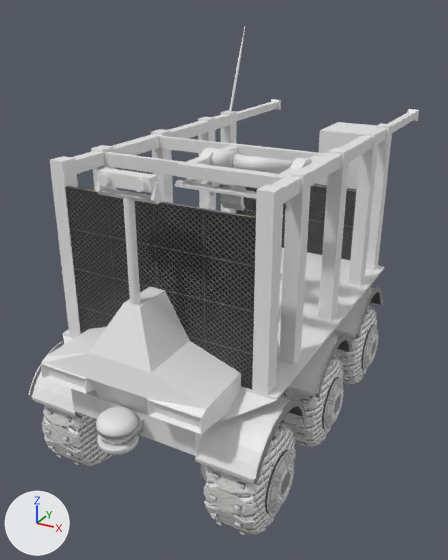
The Blender file Assets/homestead/models/truck/drone.blend as it was, and as the next commit left it.
Camera for both pictures: a camera (50 mm lens) standing at (4.09, -7.71, 6.18) and looking at (-0.27, 0.21, 2.22). Lighting does not change. The marker at lower left points along +X, +Y and +Z.

The scene before the commit, as lines of its bpy script (objects in view):
```python
ob_dustflapback = bpy.data.objects.new('dustFlapBack', me_p13_006)
ob_dustflapback.location = (-0.2, -1.93, 1.54)
ob_dustflapback.rotation_euler = (-0.177, 0.0, 3.142)  # degrees (-10, 0, 180)
ob_grabber = bpy.data.objects.new('grabber', me_cube_019)
ob_grabber.parent = ob_shuttle
ob_grabber.location = (-0.586, -3.333, 4.116)
ob_grabrack = bpy.data.objects.new('grabRack', me_cube_009)
ob_grabrack.location = (0.0, -0.51, 4.31)
ob_grabrack.rotation_euler = (0.0, 0.0, 3.142)  # degrees (0, 0, 180)
ob_grabrack.scale = (1.41, 0.0879, 0.0879)
ob_head = bpy.data.objects.new('head', me_cube_011)
ob_head.location = (0.0, -2.44, 4.47)
ob_head.rotation_euler = (0.0, 0.0, 3.142)  # degrees (0, 0, 180)
ob_head.scale = (0.456, 0.456, 0.456)
ob_head_eyes = bpy.data.objects.new('head_eyes', me_cylinder)
ob_head_eyes.location = (-0.24, -2.5, 4.47)
ob_head_eyes.rotation_euler = (1.571, 0.0, 3.142)  # degrees (90, 0, 180)
ob_head_eyes.scale = (0.0701, 0.0701, 0.0701)
ob_head_swivel = bpy.data.objects.new('head_swivel', me_cube_012)
ob_head_swivel.location = (0.0, -2.44, 4.24)
ob_head_swivel.rotation_euler = (0.0, 0.0, 3.142)  # degrees (0, 0, 180)
ob_head_swivel.scale = (0.456, 0.456, 0.456)
ob_latch3 = bpy.data.objects.new('latch3', me_cube_026)
ob_latch3.parent = ob_grabber
ob_latch3.location = (-0.568, -3.092, 4.125)
ob_latch3.rotation_euler = (0.68, 0.0, 0.0)  # degrees (39, 0, 0)
ob_latch3.scale = (0.0149, 0.0555, 0.0555)
ob_shuttle = bpy.data.objects.new('shuttle', me_cube_014)
ob_shuttle.parent = ob_grabrack
ob_shuttle.location = (-0.586, -3.69, 4.306)
ob_shuttle.rotation_euler = (0.0, 0.0, 3.142)  # degrees (0, 0, 180)
ob_shuttle.scale = (0.731, 0.0813, 0.0813)
ob_wireguide = bpy.data.objects.new('wireGuide', me_cube_020)
ob_wireguide.parent = ob_grabber
ob_wireguide.location = (-1.28, -2.99, 4.173)
ob_wireguide.scale = (0.0492, 0.0492, 0.0492)
# me_cube
# before: 8 (-1.66, -2.63, -0.39) at pixel (384, 268), 9 (-1.66, 2.0, -0.39) at pixel (276, 400), 10 (1.66, 2.0, -0.39) at pixel (63, 335), 11 (1.66, -2.63, -0.39)
# also in view: 'engineLights' at (0.0, -2.33, 2.86); 'motor' at (0.59, -0.51, 4.31); 'Cylinder.002' at (0.0, -2.92, 1.5); 'backgrate' at (0.0, 2.66, 2.59); 'RearPassenger' at (1.4, -1.95, 0.68)
```
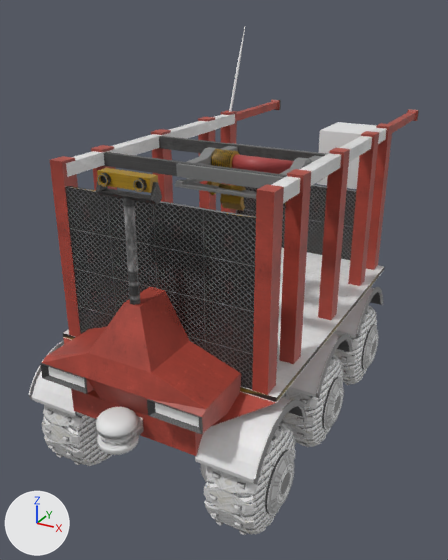
Boxes [x1, y1, x2, y2] around the edits, measured in the pictures (448 x 560 px; the box of a moved part takes in the faces that stretch with it):
'brace', recoloured, surface changed, rescaled (grey to red): [50, 111, 393, 395] in both
'engineLights', recoloured, surface changed (grey to red): [40, 197, 241, 434] in both
'battery', recoloured, reshaped, surface changed: [63, 247, 384, 456] in both
'grabRack', recoloured (grey to black): [104, 136, 327, 177] in both
'motor', recoloured, surface changed: [187, 146, 323, 175] in both
'shuttle', recoloured: [176, 143, 327, 188] in both
'head', recoloured (grey to yellow): [97, 168, 158, 193] in both
'backBrace', recoloured, surface changed (grey to brown): [237, 99, 419, 133] in both
'head_swivel', recoloured (grey to black): [96, 180, 162, 204] in both
'grabber', recoloured, surface changed: [175, 176, 327, 203] in both
'latch3', recoloured, surface changed (grey to brown): [218, 183, 246, 211] in both
'head_eyes', recoloured, reshaped (grey to brown): [97, 173, 147, 192] in both
'latch2', recoloured, surface changed: [207, 181, 222, 195] in both
'wireGuide', recoloured, surface changed: [176, 179, 186, 185] in both
part 1 of me_cylinder, built on: [97, 174, 144, 192] in both
part 2 of me_cylinder, recoloured: [101, 173, 147, 192] in both
part 9 of me_cube, moved or reshaped: before [63, 268, 384, 425]; after [63, 268, 384, 426]
part 12 of me_cube_003, moved or reshaped: [50, 111, 393, 395] in both

Diff of the bpy script that builds the scene:
```diff
--- a/Assets/homestead/models/truck/drone.blend.py
+++ b/Assets/homestead/models/truck/drone.blend.py
@@ me_cube_012 @@
 me_cube_012.from_pydata(...)  # 24 vertices, 22 faces; spans x -0.85..0.85, y -0.17..0.17, z 0.05..0.56
+me_cube_012.materials.append(mat_gas_diffuse_jpg)  # picture img_gas_diffuse_jpg
@@ me_cube_011 @@
 me_cube_011.from_pydata(...)  # 8 vertices, 6 faces; spans x -0.76..0.76, y -0.17..0.17, z -0.17..0.17
+me_cube_011.materials.append(mat_gas_diffuse_jpg)  # picture img_gas_diffuse_jpg
@@ me_cylinder @@
 # used by ob_head_eyes; location = (-0.24, -2.5, 4.47); rotation_euler = (1.571, 0.0, 3.142), in degrees (90, 0, 180); scale = (0.0701, 0.0701, 0.0701)
-me_cylinder.from_pydata(...)  # 32 vertices, 17 faces; spans x -1.0..1.0, y -1.0..1.0, z -1.0..1.0
+me_cylinder.from_pydata(...)  # 64 vertices, 49 faces; spans x -1.0..1.0, y -1.0..1.0, z -1.0..1.0
+# me_cylinder part 1
+# 1 face is deleted
+# 32 vertices are added at x -0.71..0.71, y -0.71..0.71, z -1.0..-0.6
+# 33 new faces join them
+# me_cylinder part 2: 16 faces spanning x -1.0..1.0, y -1.0..1.0, z -1.0..1.0 switch from no material to mat_gas_diffuse_jpg (picture img_gas_diffuse_jpg)
@@ me_cube_009 @@
 me_cube_009.from_pydata(...)  # 16 vertices, 12 faces; spans x -1.0..1.0, y -7.9..7.9, z -1.0..1.0
+me_cube_009.materials.append(mat_gas_diffuse_jpg)  # picture img_gas_diffuse_jpg
@@ me_cube_014 @@
 me_cube_014.from_pydata(...)  # 16 vertices, 12 faces; spans x -1.0..1.0, y -9.1..9.1, z -1.0..1.0
+me_cube_014.materials.append(mat_metal_diffuse_png)  # picture img_metal_diffuse_png
@@ me_cube_019 @@
 me_cube_019.from_pydata(...)  # 16 vertices, 16 faces; spans x -0.75..0.75, y -0.75..0.75, z -0.02..0.02
 # used by ob_grabber; parent = ob_shuttle; location = (-0.586, -3.333, 4.116)
+# me_cube_019 part 3: texture (UV) coordinates changed
+me_cube_019.materials.append(mat_metal_diffuse_png)  # picture img_metal_diffuse_png
@@ me_cube_026 @@
 me_cube_026.from_pydata(...)  # 44 vertices, 28 faces; spans x -11.0..11.0, y -3.8..0.9, z -3.3..0.9
 # used by ob_latch3; parent = ob_grabber; location = (-0.568, -3.092, 4.125); rotation_euler = (0.68, 0.0, 0.0), in degrees (39, 0, 0); scale = (0.0149, 0.0555, 0.0555)
+# me_cube_026 part 4: texture (UV) coordinates changed
+me_cube_026.materials.append(mat_metal_diffuse_png)  # picture img_metal_diffuse_png
@@ me_cube_024 @@
 me_cube_024.from_pydata(...)  # 44 vertices, 28 faces; spans x -11.0..11.0, y -2.5..0.9, z -4.2..0.9
 # used by ob_latch2; parent = ob_grabber; location = (0.0126, -3.672, 4.125); rotation_euler = (0.68, 0.0, 1.571), in degrees (39, 0, 90); scale = (0.0149, 0.0555, 0.0555)
+# me_cube_024 part 5: texture (UV) coordinates changed
+me_cube_024.materials.append(mat_metal_diffuse_png)  # picture img_metal_diffuse_png
@@ me_cube_020 @@
 me_cube_020.from_pydata(...)  # 8 vertices, 5 faces; spans x -1.0..1.0, y -1.0..1.0, z -1.0..-0.04
 # used by ob_wireguide; parent = ob_grabber; location = (-1.28, -2.99, 4.173); scale = (0.0492, 0.0492, 0.0492)
+# me_cube_020 part 6: texture (UV) coordinates changed
+me_cube_020.materials.append(mat_metal_diffuse_png)  # picture img_metal_diffuse_png
@@ me_cube_015 @@
 me_cube_015.from_pydata(...)  # 112 vertices, 79 faces; spans x -9.1..11.0, y -3.4..3.4, z -2.2..2.2
 # used by ob_motor; parent = ob_shuttle; location = (0.0, -1.187, 4.306); rotation_euler = (0.0, 0.0, 1.571), in degrees (0, 0, 90); scale = (0.0721, 0.219, 0.0675)
+# me_cube_015 part 7: texture (UV) coordinates changed
+me_cube_015.materials.append(mat_metal_diffuse_png)  # picture img_metal_diffuse_png
@@ me_cube_002 @@
 me_cube_002.from_pydata(...)  # 136 vertices, 101 faces; spans x -2.57..2.57, y -1.37..1.23, z -2.47..3.87
 # used by ob_enginelights; location = (0.0, -2.36, 2.54); rotation_euler = (0.0, 0.0, 3.142), in degrees (0, 0, 180); scale = (0.456, 0.456, 0.456)
+# me_cube_002 part 8: texture (UV) coordinates changed
+me_cube_002.materials.append(mat_gas_diffuse_jpg)  # picture img_gas_diffuse_jpg
@@ me_cube @@
 me_cube.from_pydata(...)  # 16 vertices, 14 faces; spans x -1.66..1.66, y -2.63..2.68, z -1.0..-0.35
 # used by ob_battery; location = (0.0, 0.0, 2.3); rotation_euler = (0.0, 0.0, 3.142), in degrees (0, 0, 180)
+# me_cube part 9
+for i in [*range(8, 12)]: me_cube.vertices[i].co += Vector((0.0, 0.0, -0.04))
+# me_cube part 10: texture (UV) coordinates changed
+me_cube.materials.append(mat_gas_diffuse_jpg)  # picture img_gas_diffuse_jpg
@@ me_cube_006 @@
 me_cube_006.from_pydata(...)  # 16 vertices, 13 faces; spans x -17.6..-15.3, y -2.04..-1.14, z 48.9..51.21
 # used by ob_backbrace; location = (0.0, 0.0, 0.0); rotation_euler = (0.0, 0.0, 3.142), in degrees (0, 0, 180); scale = (0.0862, 2.24, 0.0862)
+# me_cube_006 part 11: texture (UV) coordinates changed
+me_cube_006.materials.append(mat_gas_diffuse_jpg)  # picture img_gas_diffuse_jpg
@@ me_cube_003 @@
 # used by ob_brace; location = (1.42, 0.32, 4.31); rotation_euler = (0.0, 0.0, 3.142), in degrees (0, 0, 180); scale = (0.0862, 2.24, 0.0862)
-me_cube_003.from_pydata(...)  # 48 vertices, 36 faces; spans x -1.4..1.0, y -1.0..1.0, z -27.8..1.4
+me_cube_003.from_pydata(...)  # 48 vertices, 36 faces; spans x -0.1..0.1, y -2.3..2.3, z -2.4..0.1
+# me_cube_003 part 12: the whole mesh is scaled about the mesh origin by (0.0862, 2.24, 0.0862)
+# me_cube_003 part 13: texture (UV) coordinates changed
+me_cube_003.materials.append(mat_gas_diffuse_jpg)  # picture img_gas_diffuse_jpg
@@ ob_brace @@
 ob_brace.rotation_euler = (0.0, 0.0, 3.142)  # degrees (0, 0, 180)
-ob_brace.scale = (0.0862, 2.24, 0.0862)
 _m = ob_brace.modifiers.new('Mirror', 'MIRROR')
```
